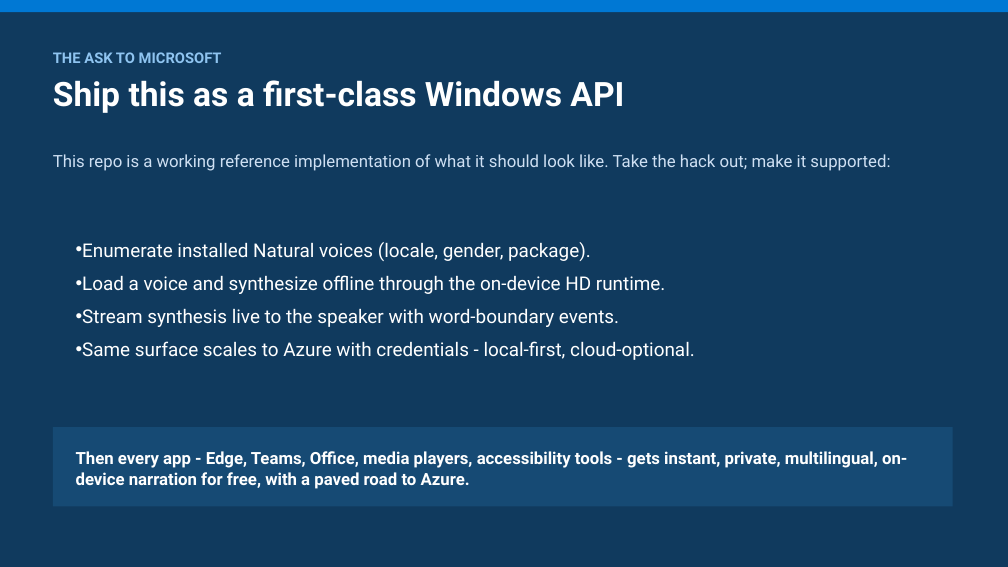
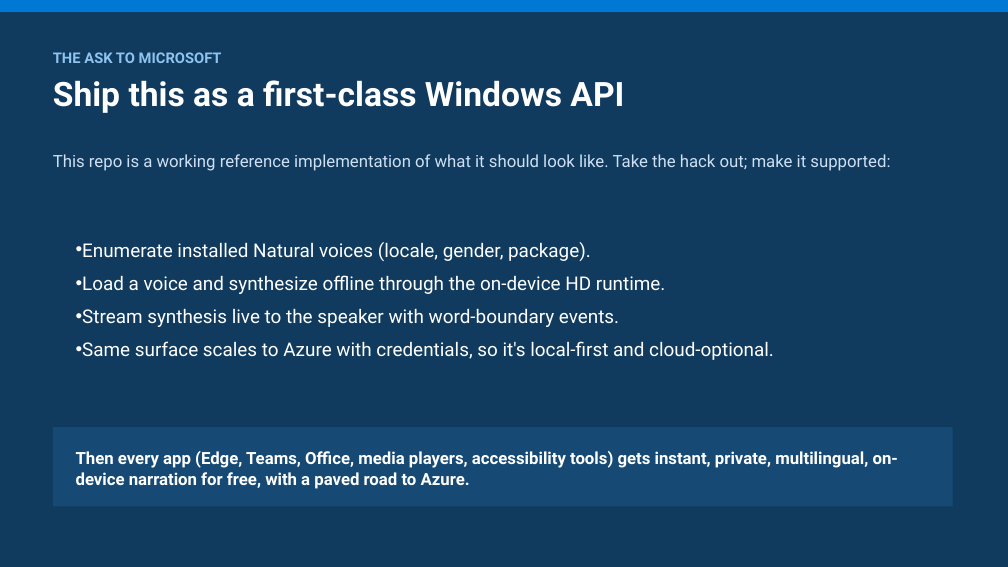
Before and after one commit to aclinick/claros, a slide deck: slide 15 of docs/pitch/live-voiceover.pptx. Drawn at 1008x567 pixels with LibreOffice and Linux fonts; fonts in the diff are those of the drawing. Boxes give left, top, right and bottom in pixels: in the first picture for what was removed or moved away, otherwise in the second. Text is boxed around its words. In the diff, an @@ line names an element or a change of style, - is before the commit and + after.

```diff
--- a/docs/pitch/live-voiceover.pptx
+++ b/docs/pitch/live-voiceover.pptx
@@ text at [82,341,774,360]: text changed @@
-• Same surface scales to Azure with credentials - local-first, cloud-optional.
+• Same surface scales to Azure with credentials, so it's local-first and cloud-optional.
@@ text at [76,451,898,489]: text changed @@
-Then every app - Edge, Teams, Office, media players, accessibility tools - gets instant, private, multilingual, on-device narration for free, with a paved road to Azure.
+Then every app (Edge, Teams, Office, media players, accessibility tools) gets instant, private, multilingual, on-device narration for free, with a paved road to Azure.
```
Also in this commit, not shown: 13 other slides changed, 10 other files.
